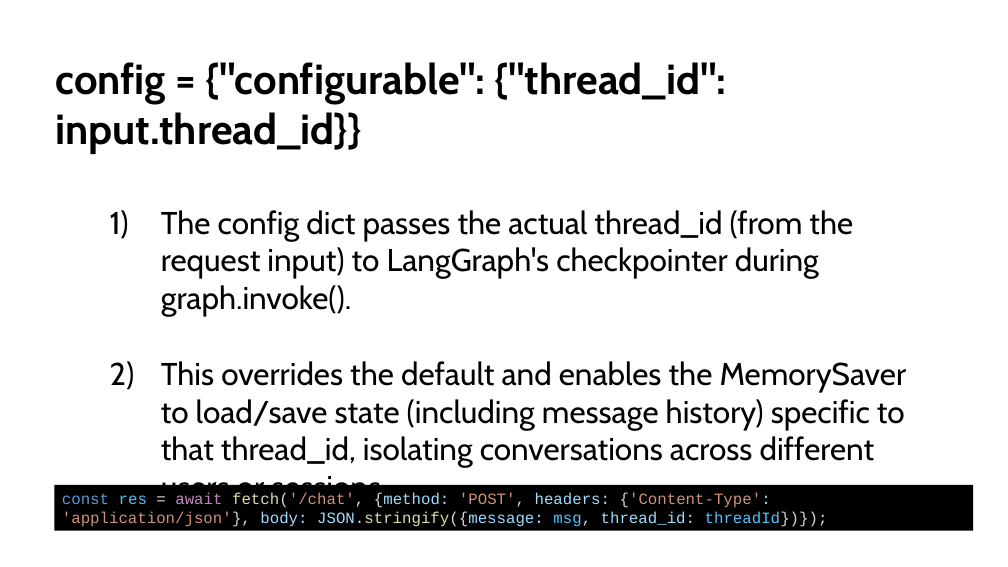
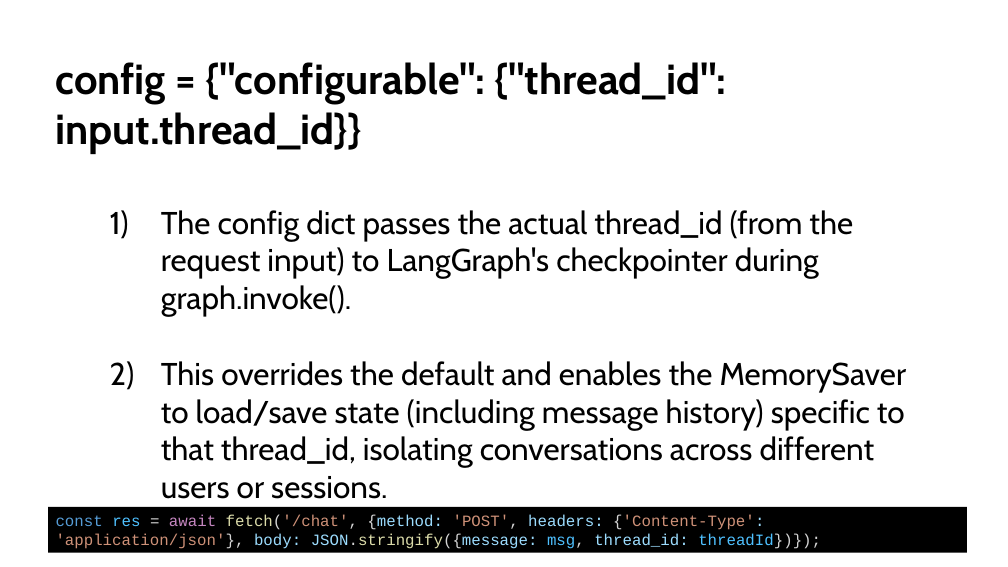
Before and after one commit to enoch-sit/proj01_chatbot_edu, a slide deck: slide 40 of week08ppt/AI Agent Design III _ Evaluation and review.pptx. Drawn at 1008x567 pixels with LibreOffice and Linux fonts; fonts in the diff are those of the drawing. Boxes give left, top, right and bottom in pixels: in the first picture for what was removed or moved away, otherwise in the second. Text is boxed around its words. In the diff, an @@ line names an element or a change of style, - is before the commit and + after.

```diff
--- a/week08ppt/AI Agent Design III _ Evaluation and review.pptx
+++ b/week08ppt/AI Agent Design III _ Evaluation and review.pptx
@@ rectangle "const res = await fetch('/chat', ...": place and size @@
-rectangle "const res = await fetch('/chat', ..." at <box>54,485,973,531</box>
+rectangle "const res = await fetch('/chat', ..." at <box>48,507,967,553</box>
```
Also in this commit, not shown: 1 other file.
